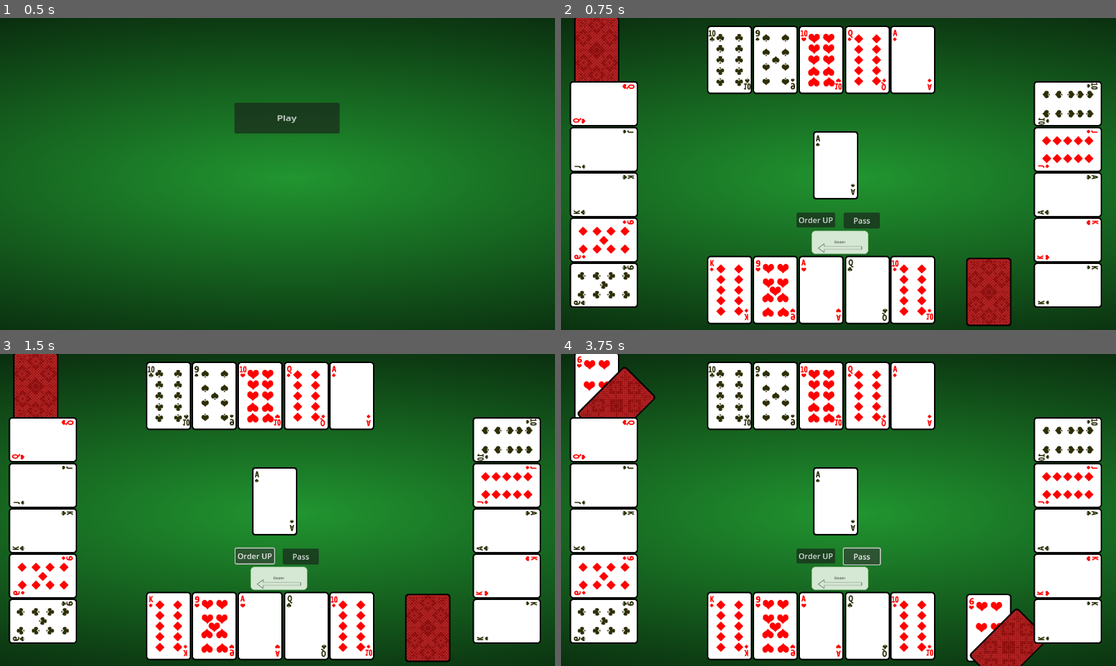
Above: before the commit, frames 1-4 (two rows, left to right).
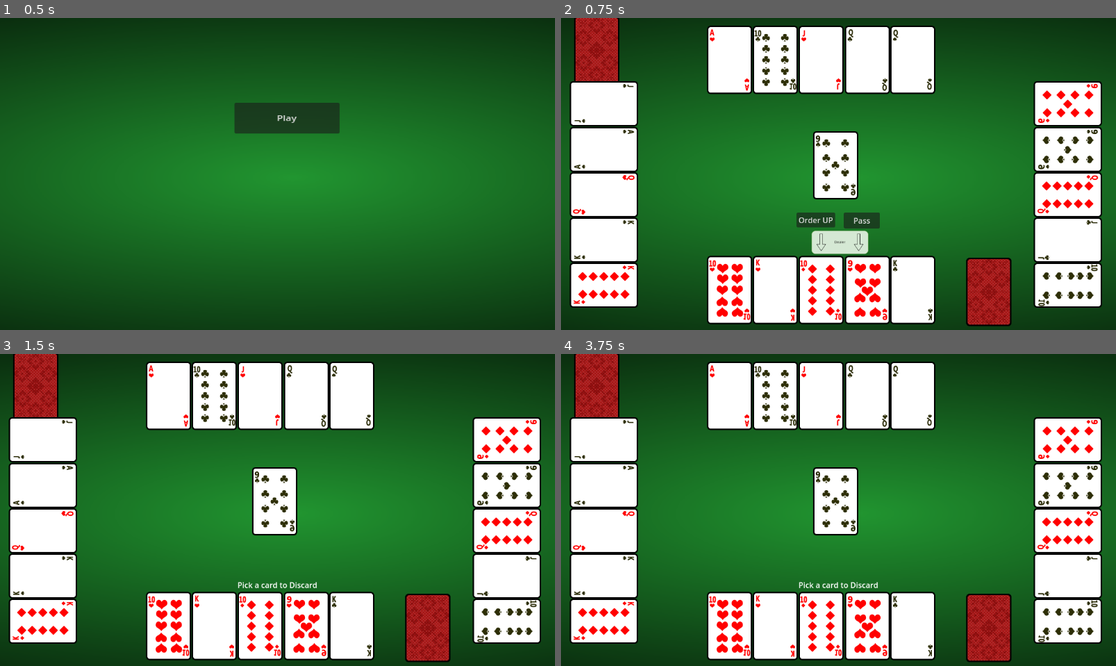
Above: after the commit, the same moments.

Repository: nlarsen31/EuchreGoDot
Game: Godot game, scene res://main.tscn
Two runs of this game, one before a commit and one after it. Both use one fixed random seed, a clock stepped at 60 frames per second and the inputs below.
Inputs (mouse positions are in pixels of both pictures, inside the frame that each line leads up to):
- Up to frame 1 (0.5 s): no input
- Up to frame 2 (0.75 s): click "Play" at 0.5 s
- Up to frame 3 (1.5 s): click "Order UP" at 1.25 s
- Up to frame 4 (3.75 s): click (860, 556) at 2 s, where only the run before the commit has a clickable "Pass"; click (816, 556) at 2.75 s, where only the run before the commit has a clickable "Order UP"; click (860, 556) at 3.5 s, where only the run before the commit has a clickable "Pass"

Frame 1 is identical in both runs. In frame 2, 6.5% of the frame differs, in the area x 2-97%, y 3-98%; in frame 3, 7.9%; in frame 4, 12%, in the area x 2-97%, y 0-100%.

Commit message:
Finish phase 1 of making trump.

Diff:
--- a/CommonScripts/enums.gd
+++ b/CommonScripts/enums.gd
@@ -21,3 +21,15 @@
 	ACE,
 	JACK,
 }
+enum Players {
+	Right,
+	Player,
+	Left,
+	Partner
+}
+enum GameState { # Current state of the game
+	FaceUpPickTrump,
+	FaceDownPickTrump,
+	Discard,
+	Playing
+}
--- /dev/null
+++ b/MakeTrumpPhase1.gd
@@ -0,0 +1,30 @@
+extends Control
+
+signal OrderUp
+signal Pass
+
+const Enums = preload("res://CommonScripts/enums.gd")
+
+# Called when the node enters the scene tree for the first time.
+func _ready():
+	pass # Replace with function body.
+
+func set_dealer(dealer):
+	if dealer == Enums.Players.Right:
+		$Sprite2D/AnimatedSprite2D.animation = "right"
+	if dealer == Enums.Players.Left:
+		$Sprite2D/AnimatedSprite2D.animation = "left"
+	if dealer == Enums.Players.Player:
+		$Sprite2D/AnimatedSprite2D.animation = "down"
+	if dealer == Enums.Players.Partner:
+		$Sprite2D/AnimatedSprite2D.animation = "up"
+
+# Called every frame. 'delta' is the elapsed time since the previous frame.
+func _process(delta):
+	pass
+
+func _on_order_up_pressed():
+	OrderUp.emit()
+
+func _on_pass_pressed():
+	Pass.emit()
--- a/MakeTrumpPhase1.tscn
+++ b/MakeTrumpPhase1.tscn
@@ -1,6 +1,7 @@
-[gd_scene load_steps=6 format=3 uid="uid://c61e0lq7rt214"]
+[gd_scene load_steps=7 format=3 uid="uid://c61e0lq7rt214"]
 
 [ext_resource type="Texture2D" uid="uid://cjfm0akq2y5g7" path="res://CardImages/DealerDown.drawio.png" id="1_m2yoa"]
+[ext_resource type="Script" path="res://MakeTrumpPhase1.gd" id="1_rl7lb"]
 [ext_resource type="Texture2D" uid="uid://bb5hpkeigcu37" path="res://CardImages/DealerLeft.drawio.png" id="2_emtgt"]
 [ext_resource type="Texture2D" uid="uid://coue2iqm683db" path="res://CardImages/DealerRight.drawio.png" id="3_qwpka"]
 [ext_resource type="Texture2D" uid="uid://liq6ndo7h304" path="res://CardImages/DealerUp.drawio.png" id="4_ihiug"]
@@ -17,7 +18,7 @@
 }, {
 "frames": [{
 "duration": 1.0,
-"texture": ExtResource("2_emtgt")
+"texture": ExtResource("3_qwpka")
 }],
 "loop": true,
 "name": &"left",
@@ -25,7 +26,7 @@
 }, {
 "frames": [{
 "duration": 1.0,
-"texture": ExtResource("3_qwpka")
+"texture": ExtResource("2_emtgt")
 }],
 "loop": true,
 "name": &"right",
@@ -40,13 +41,14 @@
 "speed": 5.0
 }]
 
-[node name="Control" type="Control"]
+[node name="MakeTrumpPhase1" type="Control"]
 layout_mode = 3
 anchors_preset = 15
 anchor_right = 1.0
 anchor_bottom = 1.0
 grow_horizontal = 2
 grow_vertical = 2
+script = ExtResource("1_rl7lb")
 
 [node name="Order UP" type="Button" parent="."]
 layout_mode = 0
@@ -72,3 +74,6 @@
 scale = Vector2(0.64779, 0.595679)
 sprite_frames = SubResource("SpriteFrames_h6jt1")
 animation = &"right"
+
+[connection signal="pressed" from="Order UP" to="." method="_on_order_up_pressed"]
+[connection signal="pressed" from="Pass" to="." method="_on_pass_pressed"]
--- a/Playing/playing.gd
+++ b/Playing/playing.gd
@@ -1,7 +1,9 @@
 extends Node
 
+@export var card_scene: PackedScene
 const Enums = preload("res://CommonScripts/enums.gd")
-
+const KITTY_IDX = 23
+# Various parameters for hand positions for each player
 var playerHandRotation = [
 	0.0,
 	0.0,
@@ -40,11 +42,61 @@
 ]
 var KittyLocation = Vector2(557, 303)
 
-@export var card_scene: PackedScene
-
-var deck = []
+var deck = [] # Deck of all cards in game detailed positons in _build_deal
+
+# Game State Objects.
+var game_state = Enums.GameState.FaceUpPickTrump
+var playerOrder = [ # List of players starting with right of dealer
+	Enums.Players.Right, # Right of dealer
+	Enums.Players.Partner, # Second to make trump
+	Enums.Players.Left, # third to make trump
+	Enums.Players.Player] # Dealer
+#var playerOrder = [ # List of players starting with right of dealer
+	#Enums.Players.Partner, # Right of dealer
+	#Enums.Players.Left, # Second to make trump
+	#Enums.Players.Player, # third to make trump
+	#Enums.Players.Right] # Dealer
+
+var callingPlayer = -1
+var Trump = Enums.Suits.SPADES
+
 # Called when the node enters the scene tree for the first time.
 func _ready():
+	_build_deal()
+
+	_simulate_to_player()
+func _deal_player_cards():
+	# Set Dealer icon
+	$MakeTrumpPhase1.set_dealer(playerOrder[3])
+
+	# Positions 0, 5 player
+	for i in range(0, 5):
+		deck[i].position = Vector2(playersHandPositions[0][i][0],
+			playersHandPositions[0][i][1])
+		deck[i].rotation = playerHandRotation[0]
+		deck[i].visible = true
+
+	# Positions 5, 10 partner
+	for i in range(0, 5):
+		deck[i+5].position = Vector2(playersHandPositions[1][i][0],
+			playersHandPositions[1][i][1])
+		deck[i+5].rotation = playerHandRotation[1]
+		deck[i+5].visible = true
+
+	# Positions 10, 15 left
+	for i in range(0, 5):
+		deck[i+10].position = Vector2(playersHandPositions[2][i][0],
+			playersHandPositions[2][i][1])
+		deck[i+10].rotation = playerHandRotation[2]
+		deck[i+10].visible = true
+
+	# Positions 15, 20 right
+	for i in range(0, 5):
+		deck[i+15].position = Vector2(playersHandPositions[3][i][0],
+			playersHandPositions[3][i][1])
+		deck[i+15].rotation = playerHandRotation[3]
+		deck[i+15].visible = true
+func _build_deal():
 	# Make array that is a deck of cards
 	for i in range(6):
 		for suit in range(4):
@@ -57,52 +109,106 @@
 			add_child(card)
 
 	deck.shuffle()
-
-	# Positions 0, 5 player 1
-	for i in range(0, 5):
-		deck[i].position = Vector2(playersHandPositions[0][i][0],
-			playersHandPositions[0][i][1])
-		deck[i].rotation = playerHandRotation[0]
-		deck[i].visible = true
-
-	# Positions 5, 10 player 2
-	for i in range(0, 5):
-		deck[i+5].position = Vector2(playersHandPositions[1][i][0],
-			playersHandPositions[1][i][1])
-		deck[i+5].rotation = playerHandRotation[1]
-		deck[i+5].visible = true
-
-	# Positions 10, 15 player 3
-	for i in range(0, 5):
-		deck[i+10].position = Vector2(playersHandPositions[2][i][0],
-			playersHandPositions[2][i][1])
-		deck[i+10].rotation = playerHandRotation[2]
-		deck[i+10].visible = true
-
-	# Positions 15, 20 player 3
-	for i in range(0, 5):
-		deck[i+15].position = Vector2(playersHandPositions[3][i][0],
-			playersHandPositions[3][i][1])
-		deck[i+15].rotation = playerHandRotation[3]
-		deck[i+15].visible = true
-
+	_deal_player_cards()
 	# cards 20,21,22,23 are the kitty 23 is face up on top.
 	deck[23].position = KittyLocation
 	deck[23].visible = true
 	deck[23].flipUpCard()
-
-	deck[22].position = KittyLocation
+	deck[23].printCard()
+	deck[22].position = Vector2(1000,1000)
 	deck[22].visible = true
 	deck[22].flipUpCard()
 
-	deck[21].position = KittyLocation
+	deck[21].position = Vector2(1000,1000)
 	deck[21].visible = true
 	deck[21].flipUpCard()
 
-	deck[20].position = KittyLocation
+	deck[20].position = Vector2(1000,1000)
 	deck[20].visible = true
 	deck[20].flipUpCard()
+
+func _pick_random_choice():
+	var options = []
+	if game_state == Enums.GameState.FaceUpPickTrump:
+		options = ["pass", "pickItUp"] # TODO Change to Enum
+
+	options.shuffle()
+	#return options[0]
+	return "pass"
+	#return "pickItUp"
+# Simulate play until the players turn.
+func _simulate_to_player():
+	if game_state == Enums.GameState.FaceUpPickTrump:
+		for i in range(4):
+			# End when we get to player
+			if playerOrder[i] == Enums.Players.Player:
+				callingPlayer = playerOrder[i]
+				return
+			# Otherwise pick something random
+			var choice = _pick_random_choice()
+			if choice == "pickItUp":
+				game_state = Enums.GameState.Discard
+				callingPlayer =  playerOrder[i]
+				_order_up_signal()
+				return
+
+	if game_state == Enums.GameState.FaceDownPickTrump:
+		print("simulate to player, or all past dealer.")
+	if game_state == Enums.GameState.Playing:
+		print("simulate to player")
 
 # Called every frame. 'delta' is the elapsed time since the previous frame.
 func _process(delta):
 	pass
+
+func _swap_deck_cards(i, j):
+	var tmp = deck[i]
+	deck[i] = deck[j]
+	deck[j] = tmp
+
+func _order_up_signal():
+	Trump = deck[KITTY_IDX].suit
+	$MakeTrumpPhase1.visible = false
+	var dealer = playerOrder[3]
+	if dealer == Enums.Players.Player:
+		# Connect players cards for discard signal
+		for i in range(5): # Players hand
+			#deck[i].connect("discard", deck[i], _discard_signal)
+			var card : StaticBody2D = deck[i]
+			card.connect("discard", _discard_signal)
+	else:
+		var randy = randi() % 5
+		var hand_low = 0
+		if dealer == Enums.Players.Right:
+			hand_low = 16
+		elif dealer == Enums.Players.Left:
+			hand_low = 11
+		elif dealer == Enums.Players.Partner:
+			hand_low = 6
+		randy += hand_low
+		# Swap postions of the top kitty card and the random card
+		deck[randy].position = Vector2(1000,1000)
+		_swap_deck_cards(randy, KITTY_IDX)
+		_deal_player_cards()
+		$HintLabel.text = "Your Lead!"
+
+
+	$HintLabel.visible = true
+
+func _pass_signal():
+	print("_pass_siganl")
+
+func _discard_signal(card):
+	# disconnect signals to players cards
+	for i in range(5): # Players hand
+		#deck[i].connect("discard", deck[i], _discard_signal)
+		var player_card : StaticBody2D = deck[i]
+		player_card.disconnect("discard", _discard_signal)
+	# find card in players hand
+	var found = -1
+	for i in range(0, 5):
+		if deck[i].toString() == card.toString():
+			found = i
+	deck[found].position = Vector2(1000,1000)
+	_swap_deck_cards(found, KITTY_IDX)
+	_deal_player_cards()
--- a/Playing/playing.tscn
+++ b/Playing/playing.tscn
@@ -26,8 +26,19 @@
 [node name="ScoreGoodGuys" parent="." instance=ExtResource("4_7wy6g")]
 position = Vector2(888, 569)
 
-[node name="Control" parent="." instance=ExtResource("5_rv6tj")]
+[node name="MakeTrumpPhase1" parent="." instance=ExtResource("5_rv6tj")]
 offset_left = 578.0
 offset_top = 388.0
 offset_right = 578.0
 offset_bottom = 388.0
+
+[node name="HintLabel" type="Label" parent="."]
+visible = false
+offset_left = 493.0
+offset_top = 468.0
+offset_right = 659.0
+offset_bottom = 491.0
+text = "Pick a card to Discard"
+
+[connection signal="OrderUp" from="MakeTrumpPhase1" to="." method="_order_up_signal"]
+[connection signal="Pass" from="MakeTrumpPhase1" to="." method="_pass_signal"]
--- a/ScoreKeeper.gd
+++ b/ScoreKeeper.gd
@@ -38,14 +38,15 @@
 
 
 func _on_score_tick_timeout():
-	_score = (_score + 1) % 10
-
-	# Set Position of the 4
-	if pointPoistions[_score][0] == 1:
-		_card4.setCardSprite("4_hearts")
-	else:
-		_card4.setCardSprite("card_back")
-
-
-	_card4.position = Vector2(pointPoistions[_score][1], pointPoistions[_score][2])
-	_card4.rotation = pointPoistions[_score][3]
+	pass
+	#_score = (_score + 1) % 10
+	#
+	## Set Position of the 4
+	#if pointPoistions[_score][0] == 1:
+		#_card4.setCardSprite("4_hearts")
+	#else:
+		#_card4.setCardSprite("card_back")
+	#
+	#
+	#_card4.position = Vector2(pointPoistions[_score][1], pointPoistions[_score][2])
+	#_card4.rotation = pointPoistions[_score][3]
--- a/card_container.tscn
+++ b/card_container.tscn
@@ -38,6 +38,8 @@
 @export var suit = Enums.Suits.CLUBS
 @export var rank = Enums.Ranks.ACE
 
+signal discard
+
 var _suits = [\"spades\", \"clubs\", \"hearts\", \"diamonds\"] # Same order as enum
 var _ranks = [\"9\", \"10\", \"j\", \"q\", \"k\", \"a\"]
 # Set the animation based on the suit and rank vars.
@@ -54,6 +56,8 @@
 func printCard():
 	var anim = _ranks[rank] + \"_\" + _suits[suit]
 	print(anim)
+func toString():
+	return _ranks[rank] + \"_\" + _suits[suit]
 
 # Called when the node enters the scene tree for the first time.
 func _ready():
@@ -64,7 +68,6 @@
 func _process(delta):
 	pass
 
-
 func _on_mouse_entered():
 	print(\"Entered\")
 
@@ -72,7 +75,7 @@
 func _on_input_event(viewport, event, shape_idx):
 	if event is InputEventMouseButton:
 		if event.button_index == 1 and event.is_pressed():
-			print(\"clicked\")
+			discard.emit(self)
 		elif event.button_index == 1 and not event.is_pressed():
 			print(\"unclicked\")
 "
Binary file changed: CardImages/DealerLeft.drawio.png
Not shown, removed: Playing/plaF2D0.tmp
